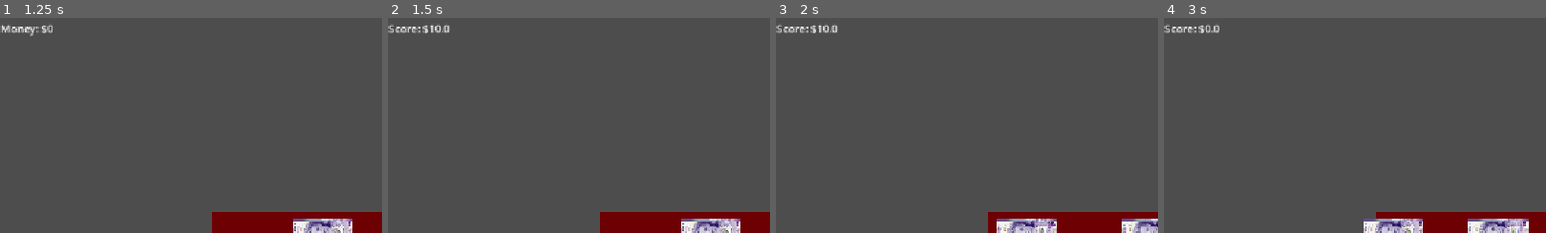
Above: before the commit, frames 1-4 (left to right).
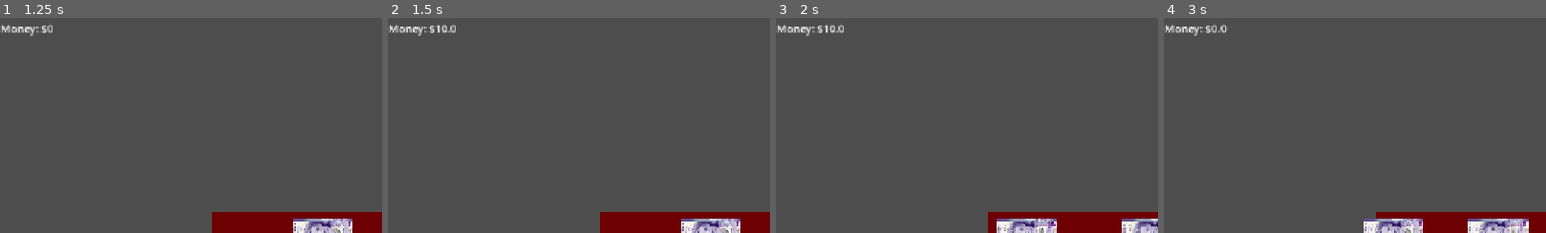
Above: after the commit, the same moments.

Repository: V3AI-Seven/English-Game
Game: Godot game, scene res://mainMenu.tscn
The game is run twice, just before and just after one commit, with the same random seed, the same clock (stepped at 60 frames per second) and the same inputs.
Inputs:
- Up to frame 1 (1.25 s): click "Confirm" at 0.5 s
- Up to frame 2 (1.5 s): tap Enter at 1.25 s; tap Space at 1.35 s
- Up to frame 3 (2 s): tap Space at 1.52, 1.82 s
- Up to frame 4 (3 s): tap Space at 2.1, 2.27, 2.57, 2.75, 2.85 s
The pictures show only the part of the screen within x 0-50%, y 0-50%; the shares and areas given below are measured in that part.

Frame 1 is identical in both runs. In frame 2, 0.4% of the frame differs, in the area x 0-18%, y 2-9%; in frame 3, 0.4%; in frame 4, 0.4%.
Error in both runs: Invalid access of index '1' on a base object of type: 'Array'. (res://pickPocketSelector.gd:45)

Commit message:
Minor fixes

Diff:
--- a/pickPocketSelector.gd
+++ b/pickPocketSelector.gd
@@ -5,7 +5,7 @@
 signal failSig
 signal resetSig
 
-const graceRange = 40
+const graceRange = 42
 const speedIncrease = 0.75
 const startSpeed = 1.5
 
--- a/speedTracker.gd
+++ b/speedTracker.gd
@@ -1,4 +1,4 @@
 extends Label
 
 func speedChange(speed: float) -> void:
-	text = "Score: $" + str(speed)
+	text = "Money: $" + str(speed)
